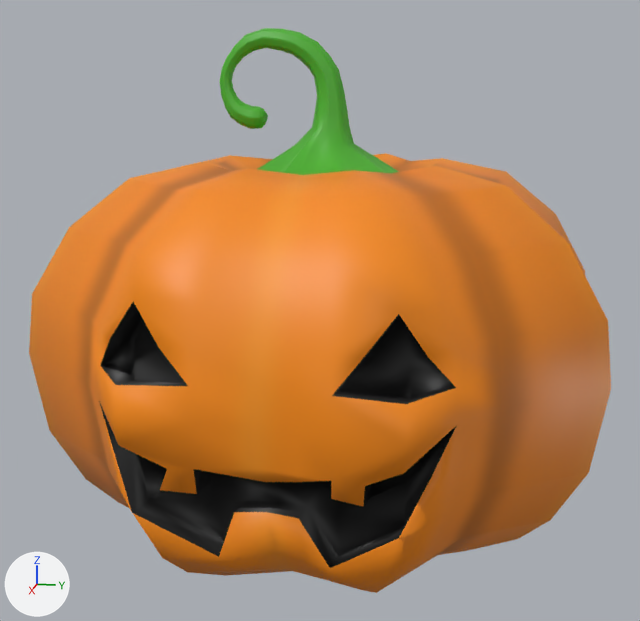
The FBX model Assets/Models/Stage Objects/Halloween/pumpkin.fbx as it was, and as the next commit left it.
Rendered twice from a camera (50 mm lens) standing at (3.09, 0.59, 0.68) and looking at (0.03, -0.02, -0.09). The axes (+X, +Y, +Z) are drawn at lower left. The lights are the same throughout. Vertices at the same position are counted once.

Names of what the first picture shows: 'JackoLantern'.
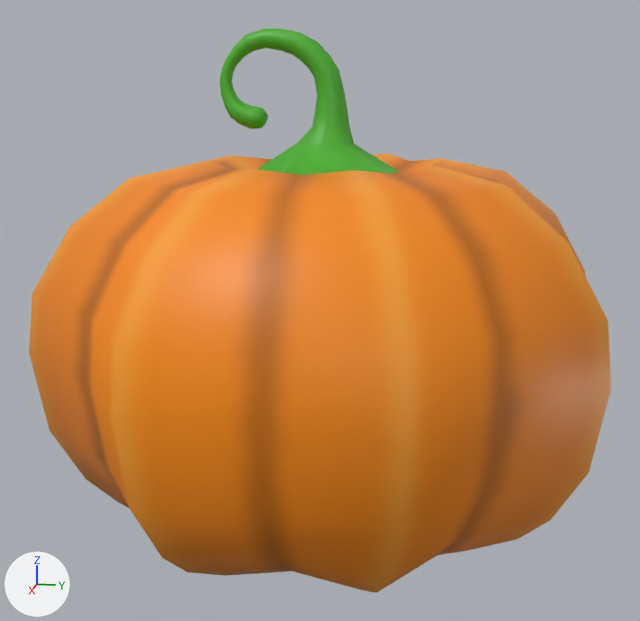
The newer file is also rescaled (x0.971) as a whole; pictures and numbers use the older file's frame.

The change, as a diff of the scene's bpy script:
```diff
--- a/Assets/Models/Stage Objects/Halloween/pumpkin.fbx.py
+++ b/Assets/Models/Stage Objects/Halloween/pumpkin.fbx.py
@@ img_pumpkin_png @@
+img_pumpkin_png = load_image('Pumpkin.png', 'Pumpkin.png', 562, 562, 'sRGB')
@@ mat_material_001 @@
+mat_material_001 = principled_material('Material.001')
+mat_material_001.texture = img_pumpkin_png  # with its transparency
@@ me_circle_002 @@
 # used by ob_jackolantern; location = (0.0, 0.0, 0.0)
-me_circle_002.from_pydata(...)  # 949 vertices, 967 faces; spans x -0.96..0.96, y -0.97..0.96, z -0.88..0.89
+me_circle_002.from_pydata(...)  # 546 vertices, 552 faces; spans x -0.96..0.96, y -0.97..0.96, z -0.88..0.89
+# me_circle_002 part 1: 405 vertices removed from x -0.95..0.95, y -0.95..0.95, z -0.87..0.89; 2 vertices added at x 0.94, y -0.39..0.38, z 0.01
+# me_circle_002 part 2: 314 faces spanning x -0.92..0.61, y -0.92..0.91, z -0.88..0.89 switch from mat_material_003 (picture img_jackolantern_png) to mat_material_001 (picture img_pumpkin_png)
```

Boxes (x1, y1, x2, y2) around the edits, measured in the pictures (640 x 621 px):
part 1 of me_circle_002, cut back: before (75, 33, 580, 585); after (91, 244, 498, 445)
part 2 of me_circle_002, recoloured: (92, 113, 566, 508) in both
